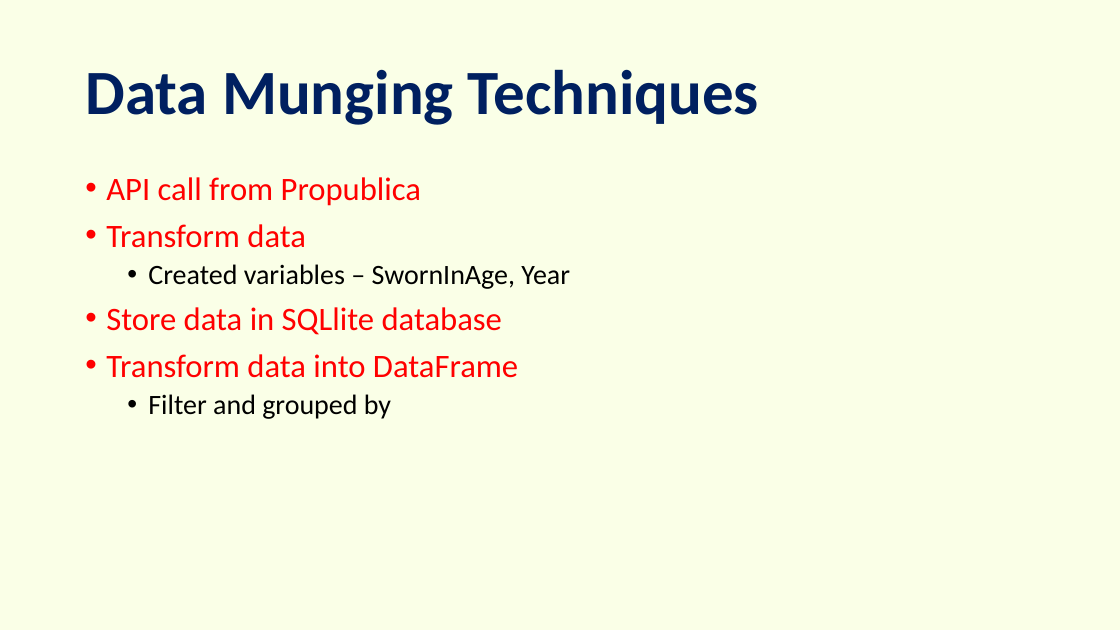
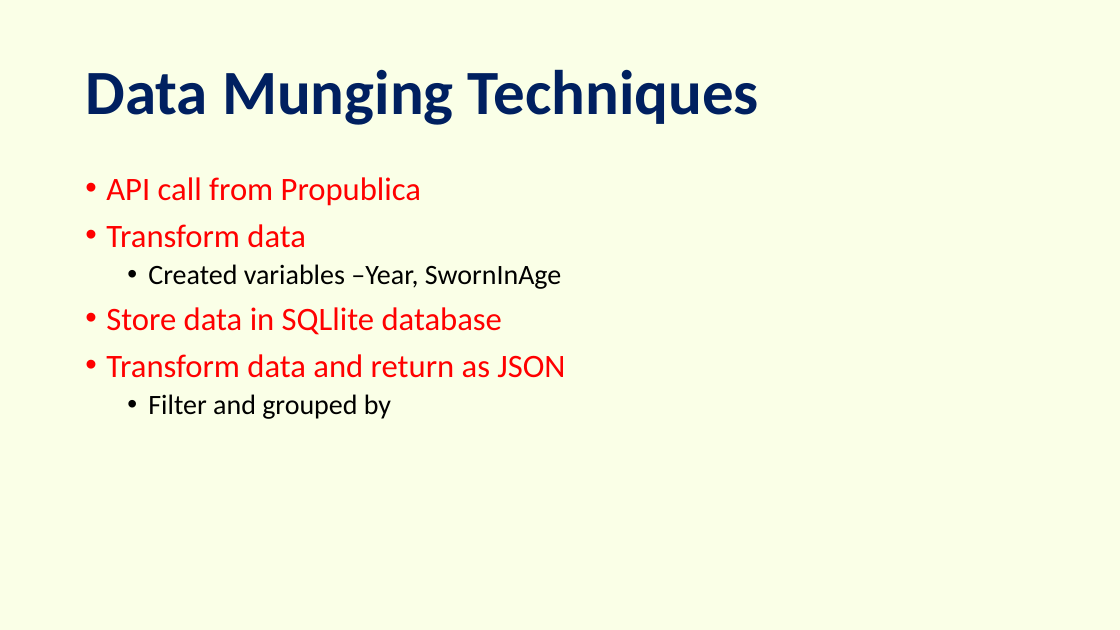
Before and after one commit to peterjorphan/Project-2-Congress, a slide deck: slide 3 of project/Congress.pptx. Drawn at 1120x630 pixels with LibreOffice and Linux fonts; fonts in the diff are those of the drawing. Boxes give left, top, right and bottom in pixels: in the first picture for what was removed or moved away, otherwise in the second. Text is boxed around its words. In the diff, an @@ line names an element or a change of style, - is before the commit and + after.

```diff
--- a/project/Congress.pptx
+++ b/project/Congress.pptx
@@ text at [148, 264, 561, 289]: text changed @@
-  • Created variables – SwornInAge, Year
+  • Created variables –Year, SwornInAge
@@ text at [106, 354, 565, 378]: text changed @@
-• Transform data into DataFrame
+• Transform data and return as JSON
```
Also in this commit, not shown: 2 other slides changed.
